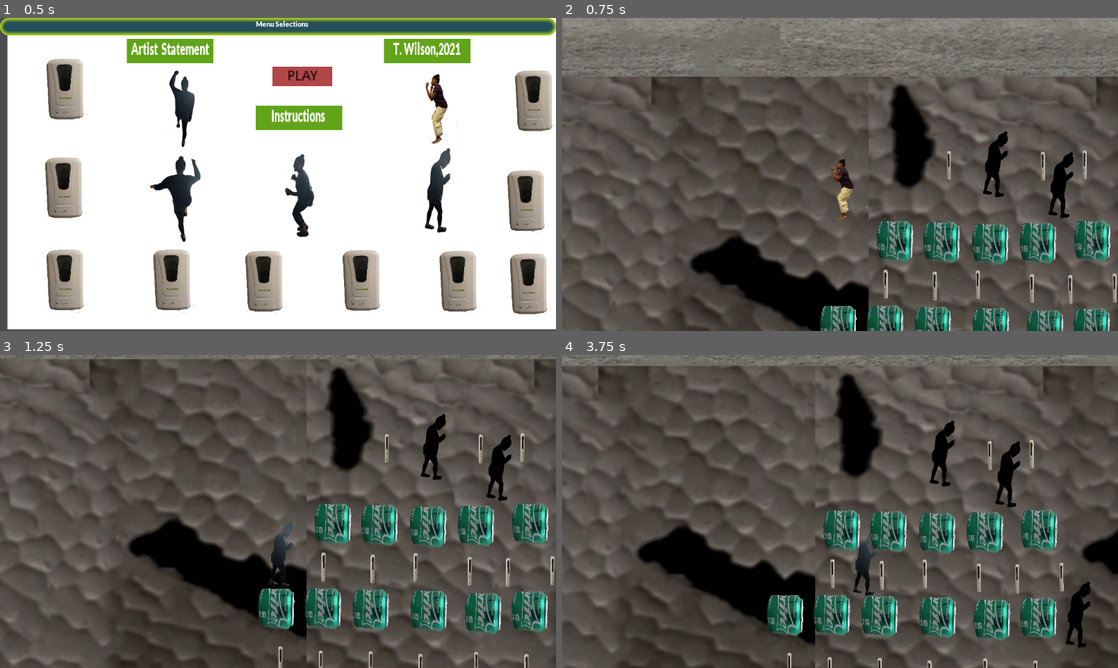
Above: before the commit, frames 1-4 (two rows, left to right).
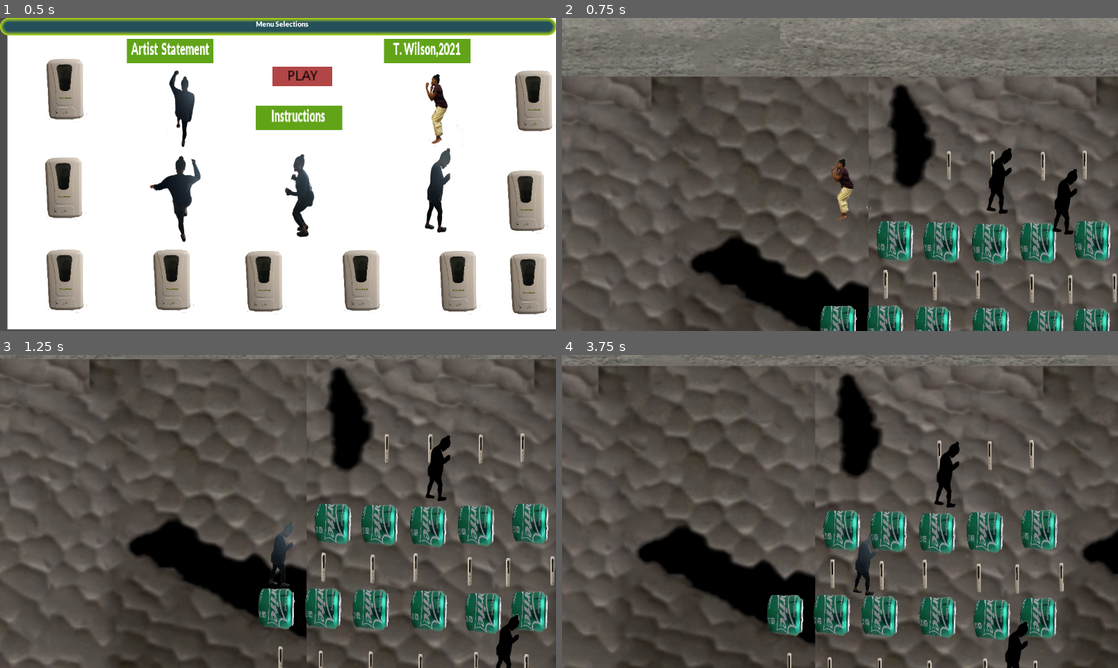
Above: after the commit, the same moments.

Repository: TerriWil/AR218_Wilson
Game: Godot game, scene res://Scenes/Menu.tscn
The game is run twice, just before and just after one commit, with the same random seed, the same clock (stepped at 60 frames per second) and the same inputs.
Inputs:
- Up to frame 1 (0.5 s): no input
- Up to frame 2 (0.75 s): click "PLAY" at 0.5 s
- Up to frame 3 (1.25 s): no input
- Up to frame 4 (3.75 s): hold D (right) 1.28-2.78 s; tap Space (jump) at 1.35, 1.52, 1.82, 2.1, 2.27, 2.57, 2.85, 3.6 s; hold A (left) 2.78-3.53 s; hold D (right) from 3.53 s (still down)

Frame 1 is identical in both runs. In frame 2, 1.2% of the frame differs, in the area x 75-93%, y 36-70%; in frame 3, 1.6%; in frame 4, 2.0%, in the area x 66-96%, y 20-100%.
Error before the commit: Invalid get index 'is_colliding' (on base: 'null instance'). (res://Scenes/Enemy.gd:34)

Commit message:
10212021-Update

Diff:
--- a/Platformer GoDo/Scenes/Enemy.gd
+++ b/Platformer GoDo/Scenes/Enemy.gd
@@ -31,7 +31,7 @@
 	if is_on_wall():
 		flip_enemy()
 	if not can_fall:
-		if not $ground_checker .is_colliding and is_on_floor():
+		if not $ground_check.is_colliding() and is_on_floor():
 			flip_enemy()
 	velocity.y += GRAVITY
 	velocity.x = speed * direction
--- a/Platformer GoDo/Scenes/Enemy.tscn
+++ b/Platformer GoDo/Scenes/Enemy.tscn
@@ -13,14 +13,14 @@
 "name": "Walk",
 "speed": 5.0
 }, {
+"frames": [ ExtResource( 1 ) ],
+"loop": true,
+"name": "Idle",
+"speed": 5.0
+}, {
 "frames": [ ExtResource( 5 ) ],
 "loop": true,
 "name": "Jump",
-"speed": 5.0
-}, {
-"frames": [ ExtResource( 1 ) ],
-"loop": true,
-"name": "Idle",
 "speed": 5.0
 } ]
 
--- a/Platformer GoDo/Scenes/Player.gd
+++ b/Platformer GoDo/Scenes/Player.gd
@@ -20,6 +20,7 @@
 	#show with "pressed"
 	if Input.is_action_just_pressed("jump") and is_on_floor():
 		velocity.y += jump
+		$JumpSoundPlayer.play()
 
 	if not is_on_floor():
 		$AnimatedSprite.play("Jump")
--- a/Platformer GoDo/Scenes/Player.tscn
+++ b/Platformer GoDo/Scenes/Player.tscn
@@ -1,10 +1,11 @@
-[gd_scene load_steps=8 format=2]
+[gd_scene load_steps=9 format=2]
 
 [ext_resource path="res://PlayerSprite/Walk 1.png" type="Texture" id=1]
 [ext_resource path="res://PlayerSprite/Walk 3.png" type="Texture" id=2]
 [ext_resource path="res://PlayerSprite/Walk 2.png" type="Texture" id=3]
 [ext_resource path="res://Scenes/Player.gd" type="Script" id=4]
 [ext_resource path="res://PlayerSprite/Jump.png" type="Texture" id=5]
+[ext_resource path="res://Audio/JUMP.ogg" type="AudioStream" id=6]
 
 [sub_resource type="SpriteFrames" id=1]
 animations = [ {
@@ -13,14 +14,14 @@
 "name": "Walk",
 "speed": 5.0
 }, {
+"frames": [ ExtResource( 1 ) ],
+"loop": true,
+"name": "Idle",
+"speed": 5.0
+}, {
 "frames": [ ExtResource( 5 ) ],
 "loop": true,
 "name": "Jump",
-"speed": 5.0
-}, {
-"frames": [ ExtResource( 1 ) ],
-"loop": true,
-"name": "Idle",
 "speed": 5.0
 } ]
 
@@ -47,3 +48,6 @@
 [node name="CollisionShape2D" type="CollisionShape2D" parent="."]
 position = Vector2( 7.08558, 1.56058 )
 shape = SubResource( 2 )
+
+[node name="JumpSoundPlayer" type="AudioStreamPlayer2D" parent="."]
+stream = ExtResource( 6 )
Not shown, added: Platformer GoDo/Audio/Collect Item.ogg.import
Not shown, added: Platformer GoDo/Audio/Interact.ogg.import
Not shown, added: Platformer GoDo/Audio/JUMP.ogg.import
Not shown, added: Platformer GoDo/Audio/Level 1.ogg.import
Not shown, added: Platformer GoDo/Audio/Menu.ogg.import
Not shown, added: Platformer GoDo/Audio/Collect Item.ogg
Not shown, added: Platformer GoDo/Audio/Interact.ogg
Not shown, added: Platformer GoDo/Audio/JUMP.ogg
Not shown, added: Platformer GoDo/Audio/Level 1.ogg
Not shown, added: Platformer GoDo/Audio/Menu.ogg
